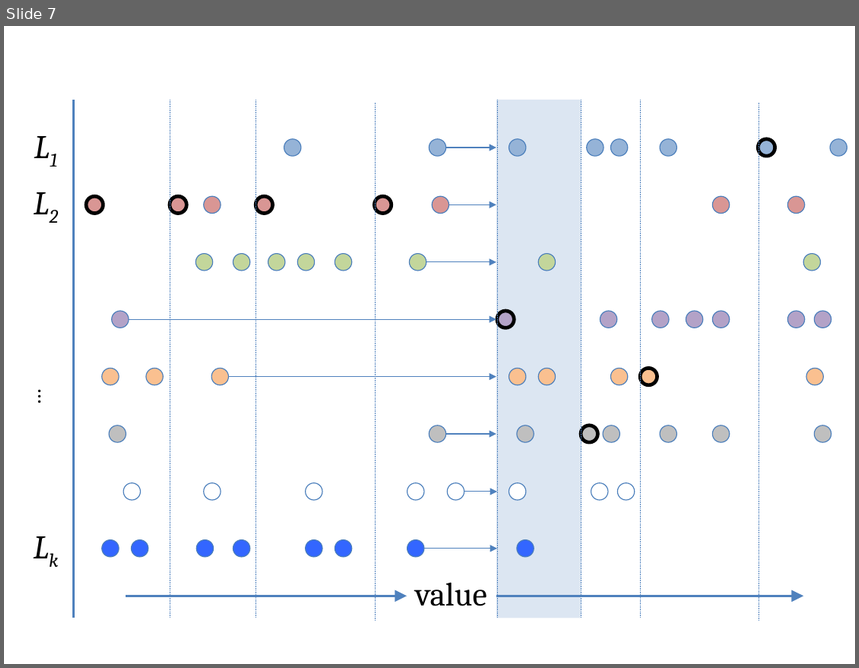
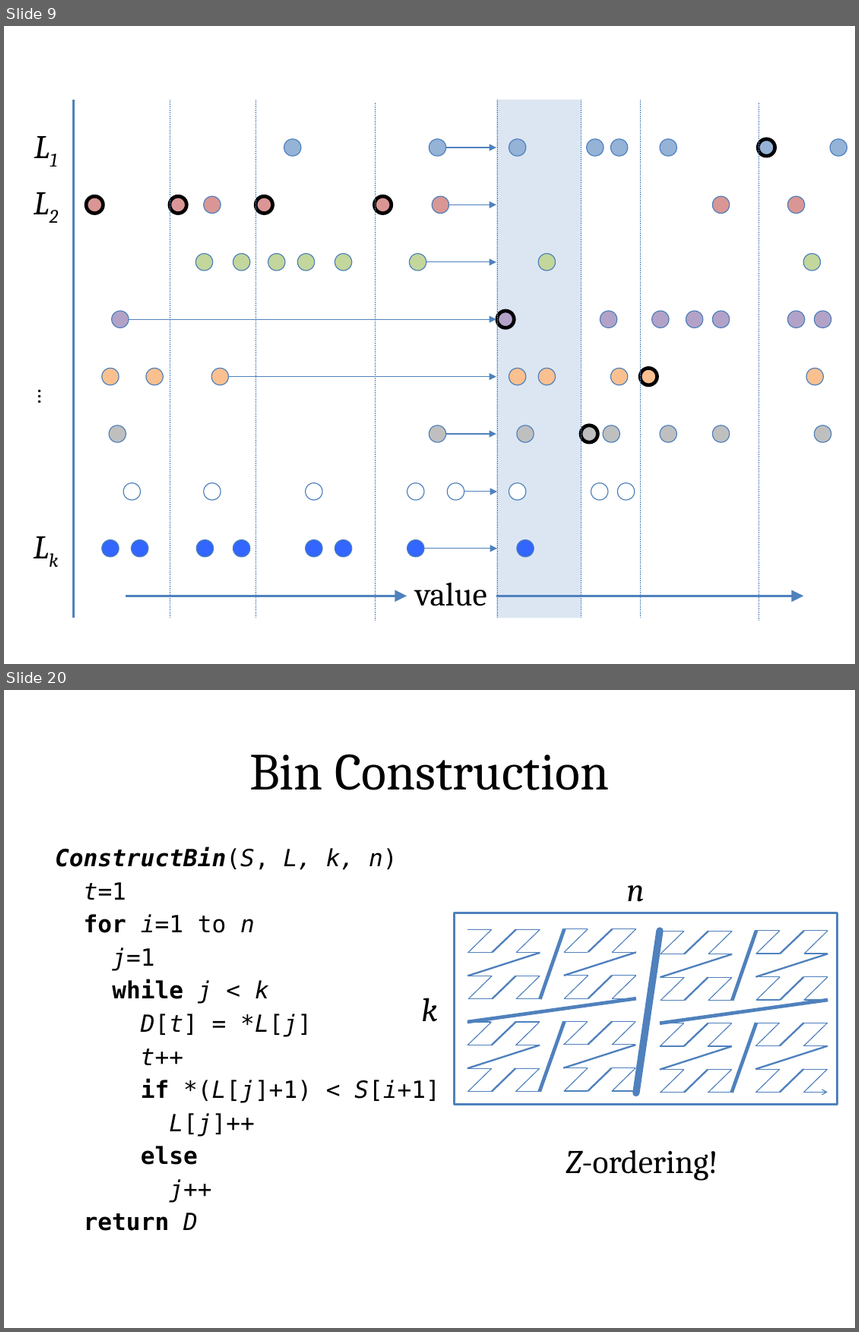
Before and after one commit to vineetgopal/fractals_paper, a slide deck: final_presentation.pptx. Shown one above the other, each under a label of ours: slide 7 before the commit, slides 9 and 20 after it; the slides between them are not shown. The pictures are 859x668 and 859x1332 pixels, drawn with LibreOffice and Linux fonts; fonts in the diff are those of the drawing. Boxes give left, top, right and bottom in pixels: in the first picture for what was removed or moved away, otherwise in the second. Text is boxed around its words. In the diff, an @@ line names an element or a change of style, - is before the commit and + after.

```diff
--- a/final_presentation.pptx
+++ b/final_presentation.pptx
@@ slide 20 added at bbox=[4, 690, 855, 1328], background #FFFFFF @@
@@ title added at bbox=[249, 754, 609, 790], 44 pt, text #000000 @@
+Bin Construction
@@ text added at bbox=[55, 847, 440, 1231], 20 pt, text #000000 @@
+ConstructBin(S, L, k, n)
+t=1
+for i=1 to n
+j=1
+while j < k
+D[t] = *L[j]
+t++
+if *(L[j]+1) < S[i+1]
+L[j]++
+else
+j++
+return D
@@ text added at bbox=[627, 885, 645, 902], 28 pt, text #000000, italic @@
+n
@@ rectangle added at bbox=[454, 913, 837, 1104], outline #4F81BD 2 pt @@
@@ line added from (636, 1094) to (661, 931), #4F81BD 6 pt @@
@@ text added at bbox=[421, 998, 437, 1022], 28 pt, text #000000, italic @@
+k
@@ group added at bbox=[468, 929, 636, 1092]: 63 lines @@
@@ group added at bbox=[661, 931, 828, 1093]: 62 lines, 1 arrow @@
@@ text added at bbox=[566, 1150, 718, 1181], 28 pt, text #000000 @@
+Z-ordering!
@@ what was slide 7 is now slide 9 @@
```
Also in this commit, not shown: 10 slides changed, 7 other slides added, 1 other file.
